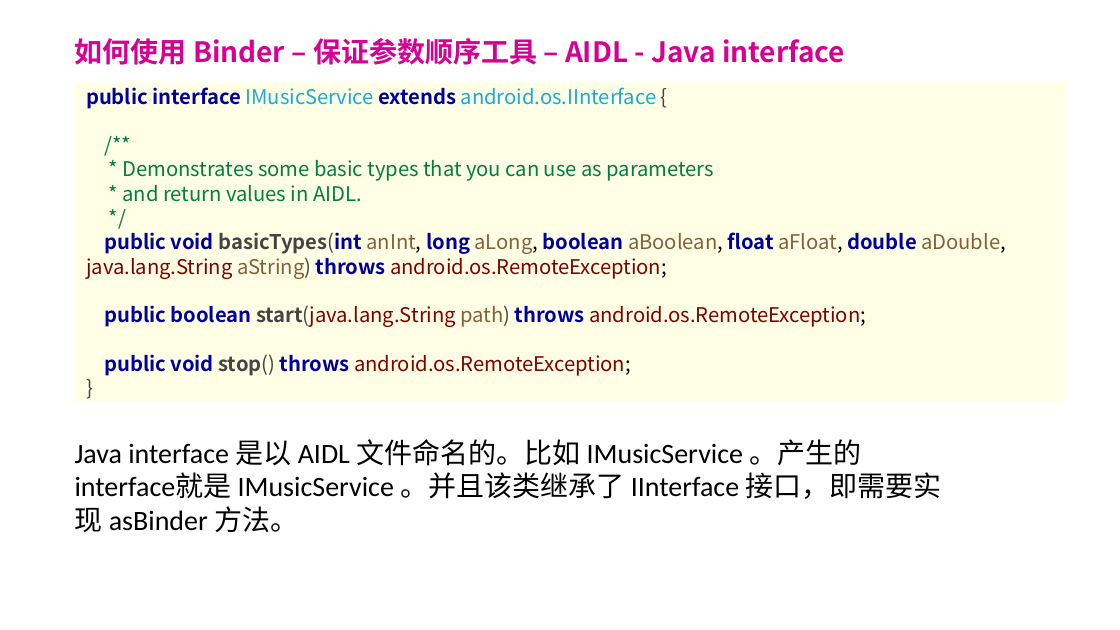
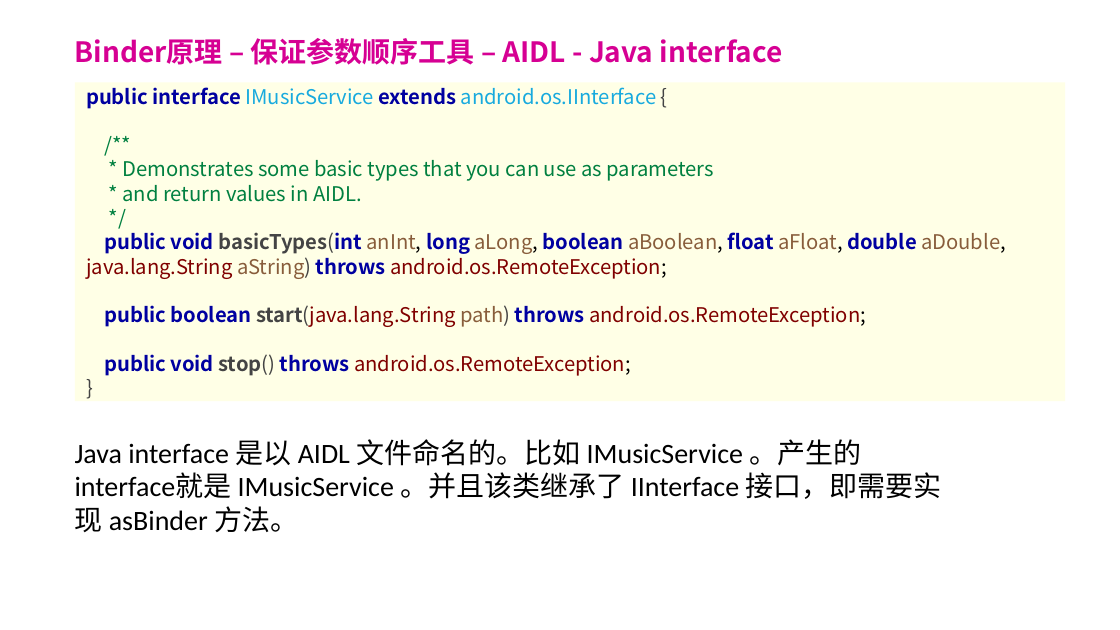
Before and after one commit to forsail/Study, a slide deck: slide 25 of notes/binder/binder简介.pptx (slide 24 before the commit). Drawn at 1120x630 pixels with LibreOffice and Linux fonts; fonts in the diff are those of the drawing; background and template pictures are left out. Boxes give left, top, right and bottom in pixels: in the first picture for what was removed or moved away, otherwise in the second. Text is boxed around its words. In the diff, an @@ line names an element or a change of style, - is before the commit and + after.

Commit message:
[binder] 完成ppt

```diff
--- a/notes/binder/binder简介.pptx
+++ b/notes/binder/binder简介.pptx
@@ title at [75, 38, 783, 65]: text changed @@
-如何使用 Binder – 保证参数顺序工具 – AIDL - Java interface
+Binder原理 – 保证参数顺序工具 – AIDL - Java interface
```
Also in this commit, not shown: 15 other slides changed, 2 slides added.
